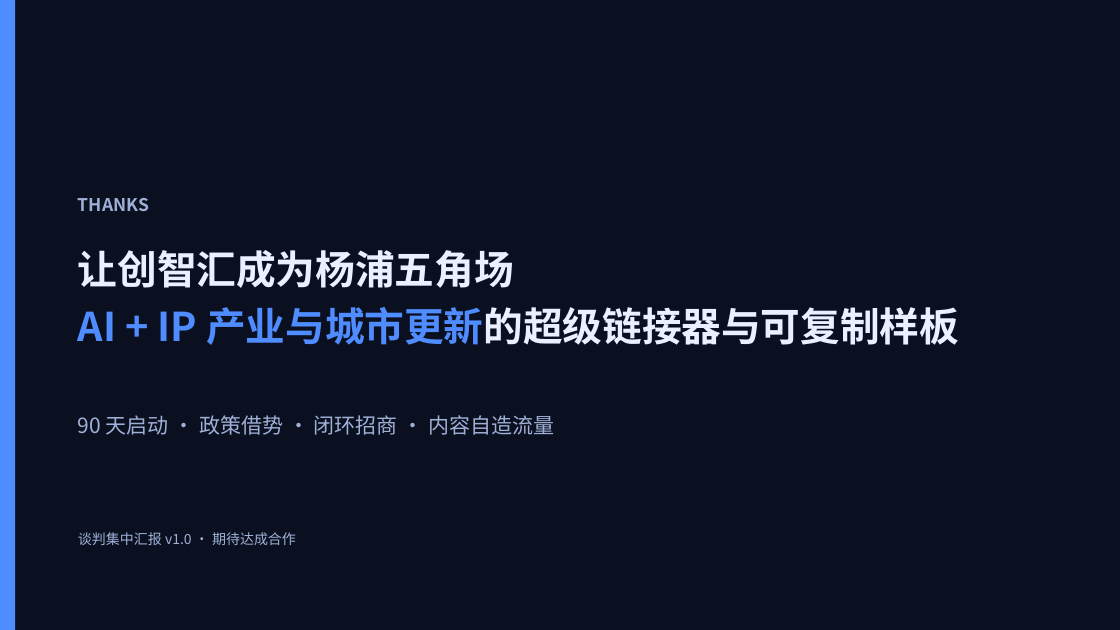
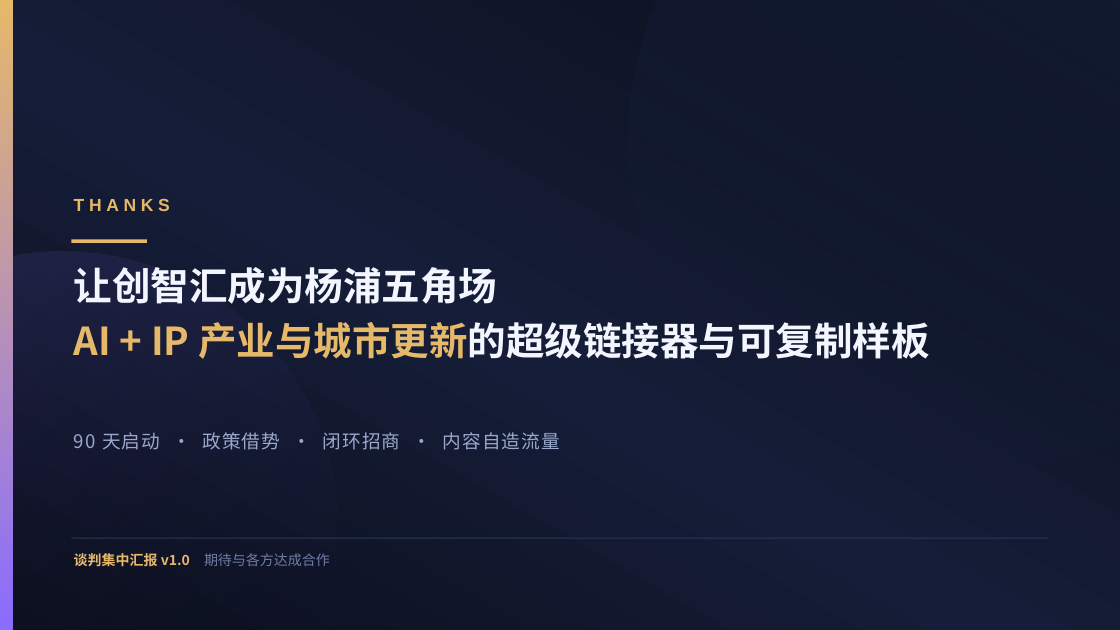
Before and after one commit to hujigang2010-maker/AIDEN, a slide deck: slide 21 of proposal/chuangzhihui-6600-proposal.pptx (slide 14 before the commit). Drawn at 1120x630 pixels with LibreOffice and Linux fonts; fonts in the diff are those of the drawing. Boxes give left, top, right and bottom in pixels: in the first picture for what was removed or moved away, otherwise in the second. Text is boxed around its words. In the diff, an @@ line names an element or a change of style, - is before the commit and + after.

```diff
--- a/proposal/chuangzhihui-6600-proposal.pptx
+++ b/proposal/chuangzhihui-6600-proposal.pptx
@@ rectangle at [0, 0, 1120, 630]: fill #0B1020 to gradient #0A0E1A to #151D38 @@
@@ rectangle at [0, 0, 13, 630]: fill #4F8CFF to gradient #E6B86A to #8A6CFF @@
@@ ellipse added at [630, 0, 1120, 471], fill gradient #5B8CFF to #0A0E1A @@
@@ text "THANKS" at [74, 198, 170, 211]: font Noto Sans CJK SC to Arial, text colour #9FB0D6 to #E6B86A, letter spacing 0 to 4 pt @@
@@ rectangle added at [71, 239, 147, 243], fill #E6B86A @@
@@ ellipse added at [0, 252, 336, 630], fill gradient #8A6CFF to #0A0E1A @@
@@ text "让创智汇成为杨浦五角场 AI + IP 产业与城市更新的超级链接器与可复制样板": place and size @@
-text "让创智汇成为杨浦五角场 AI + IP 产业与城市更新的超级链接器与可复制样板" at [78, 250, 959, 345]
+text "让创智汇成为杨浦五角场 AI + IP 产业与城市更新的超级链接器与可复制样板" at [74, 267, 929, 359]
@@ text "让创智汇成为杨浦五角场 AI + IP 产业与城市更新的超级链接器与可复制样板" at [74, 267, 929, 359]: size 34 to 33 pt; text colour #EAF0FF to #F3F6FF in "让创智汇成为杨浦五角场 产业与城市更新的超级链接器与可复制样板"; text colour #4F8CFF to #E6B86A in "AI + IP 产业与城市更新的超级链接器与可复制样板" @@
@@ text "90 天启动 · 政策借势 · ...": place and size @@
-text "90 天启动 · 政策借势 · ..." at [78, 415, 554, 435]
+text "90 天启动 · 政策借势 · ..." at [74, 432, 560, 450]
@@ text "90 天启动 · 政策借势 · ..." at [74, 432, 560, 450]: size 18 to 16 pt, text colour #9FB0D6 to #9AA8CC, letter spacing 0 to 1 pt @@
@@ rectangle added at [71, 538, 1049, 539], fill #2C3759 @@
@@ text at [74, 553, 330, 566]: text changed; text colour #9FB0D6 to #E6B86A; bold on @@
-谈判集中汇报 v1.0 · 期待达成合作
+谈判集中汇报 v1.0 期待与各方达成合作
```
Also in this commit, not shown: 13 other slides changed, 7 slides added, 2 other files.
